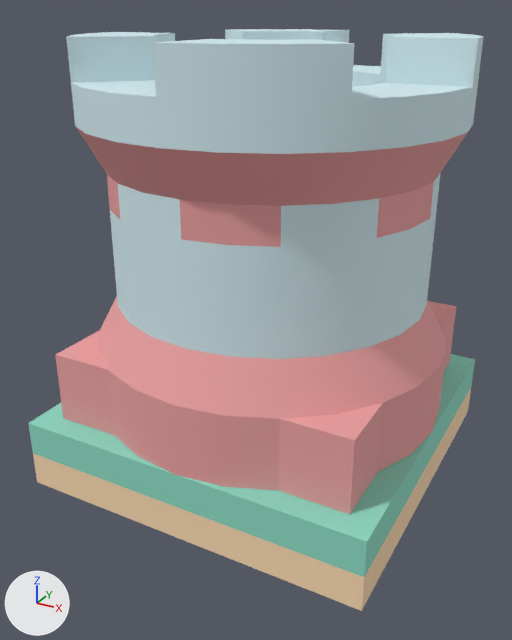
Before and after pictures for a commit that changed the OBJ model Project/Asset/Mesh/tile/tower/tile_tower_blaster.obj.
Before and after are seen from a 50 mm camera at (0.877, -1.685, 1.26) aimed at (-0.008, -0.077, 0.455). Arrows for +X, +Y and +Z are at lower left; the lights stay in place. Where no turn or scale is listed for an object, it has been applied to the vertices.

Names of what the first picture shows: 'tile', 'towerRound_sampleE'.
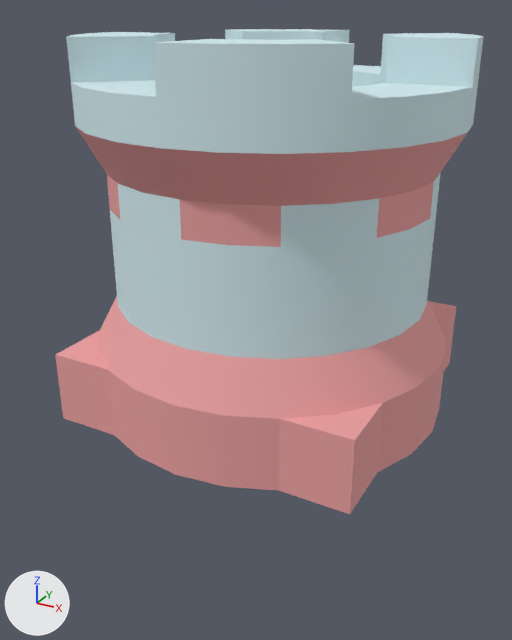
Where the change shows, as pixel boxes [x1, y1, x2, y2] in the pictures (512 x 640 px):
'tile', deleted: before [28, 354, 475, 611]
    faces in mat_tile_tower_blaster_tile_foliage (green #8ddbc4): [28, 354, 475, 577]
    faces in mat_tile_tower_blaster_tile_dirt (beige #fcdcb3): [33, 388, 471, 611]

Diff of the bpy script that builds the scene:
```diff
--- a/Project/Asset/Mesh/tile/tower/tile_tower_blaster.obj.py
+++ b/Project/Asset/Mesh/tile/tower/tile_tower_blaster.obj.py
@@ ob_tile @@
-ob_tile = bpy.data.objects.new('tile', me_tile)
-ob_tile.location = (0.0, 0.0, 0.0)
```
